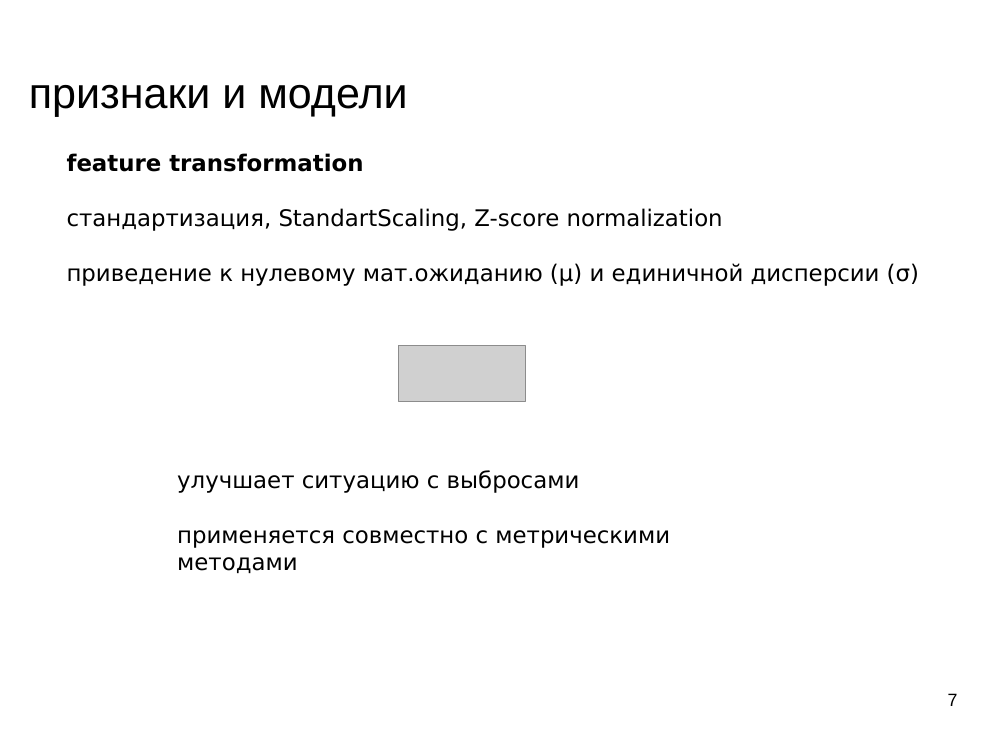
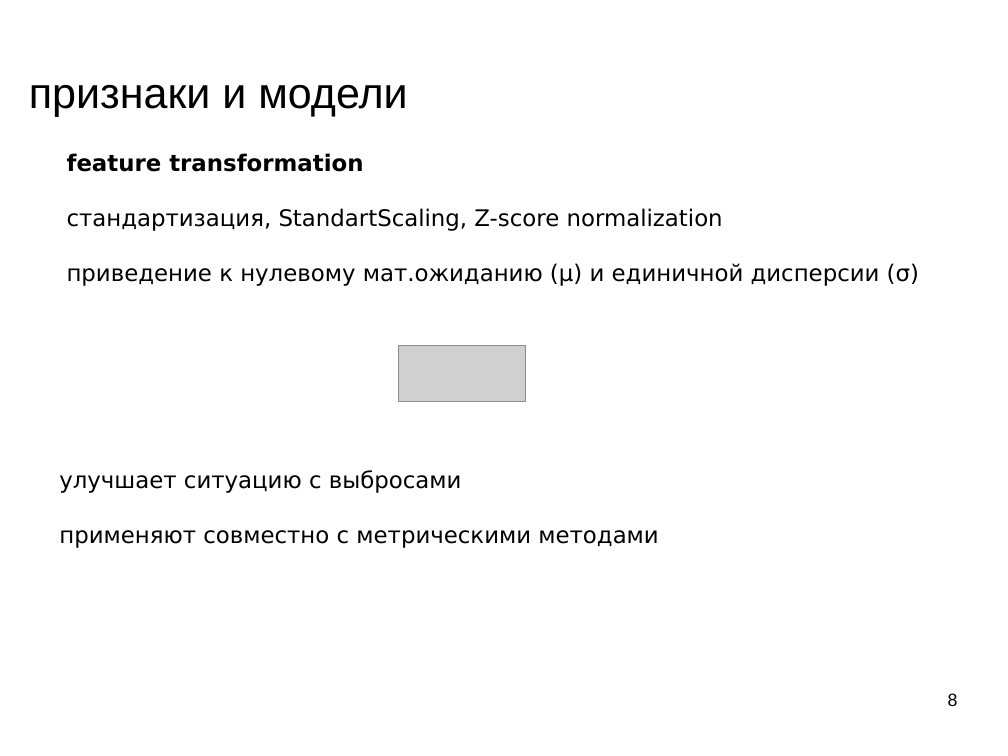
Before and after one commit to mechanoid5/ml_lectorium_legacy, a slide deck: slide 8 of 12-fetch-anomal.odp (slide 7 before the commit). Drawn at 1008x756 pixels with LibreOffice and Linux fonts; fonts in the diff are those of the drawing; grey boxes stand for pictures; background and template pictures are left out. Boxes give left, top, right and bottom in pixels: in the first picture for what was removed or moved away, otherwise in the second. Text is boxed around its words. In the diff, an @@ line names an element or a change of style, - is before the commit and + after.

```diff
--- a/12-fetch-anomal.odp
+++ b/12-fetch-anomal.odp
@@ text "улучшает ситуацию с выбросами": place and size @@
-text "улучшает ситуацию с выбросами" at [177, 470, 670, 573]
+text "улучшает ситуацию с выбросами" at [59, 470, 658, 548]
@@ text at [59, 530, 658, 548]: text changed @@
-применяется совместно с метрическими методами
+применяют совместно с метрическими методами
@@ page number at [948, 693, 958, 706]: text changed @@
-7
+8
```
Also in this commit, not shown: 11 other slides changed, 2 slides added, 1 slide removed.
